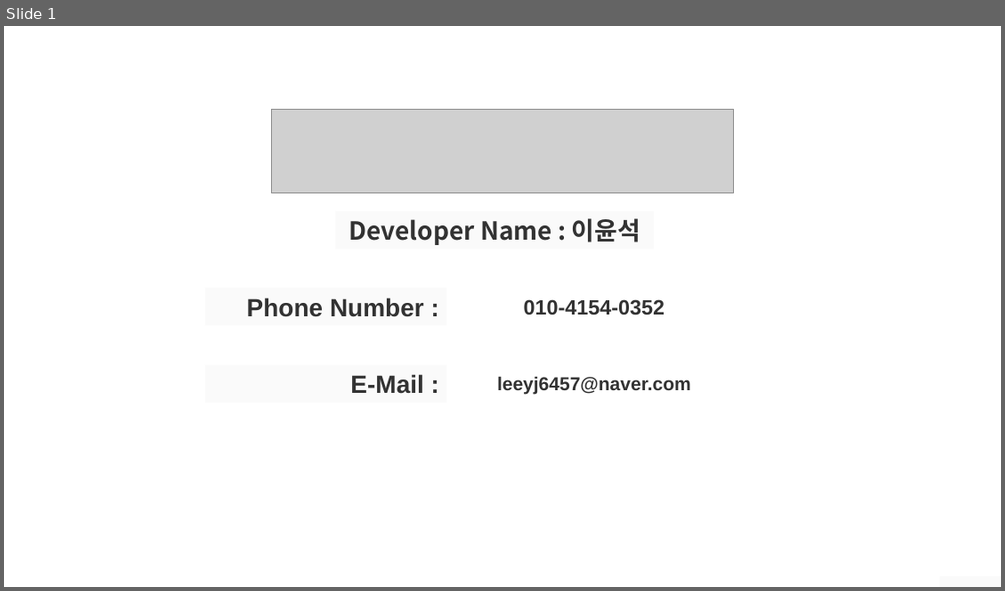
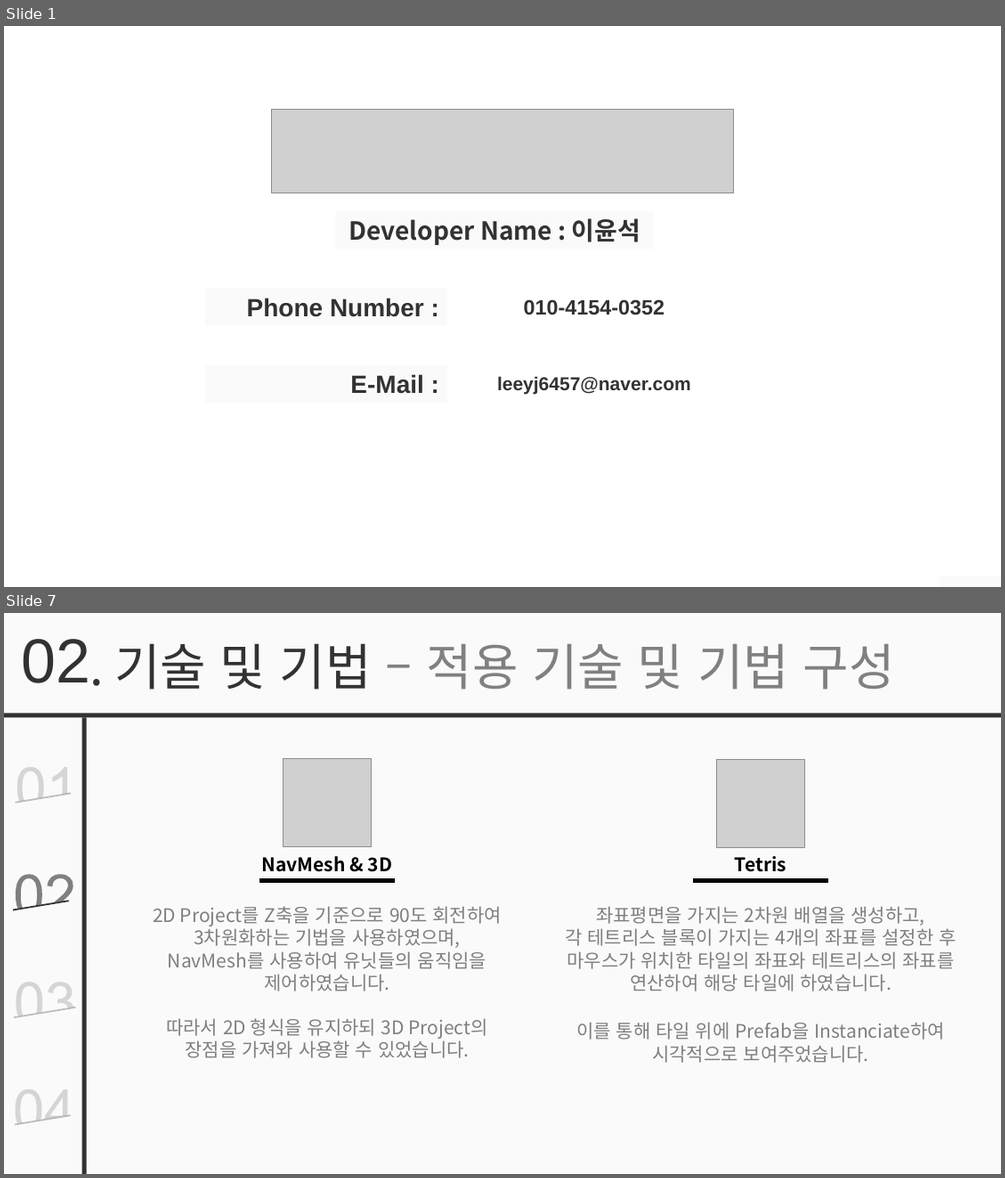
Before and after one commit to simplex3510/GeoStrike, a slide deck: 포트폴리오.pptx. Shown one above the other, each under a label of ours: slide 1 before the commit, slides 1 and 7 after it; the slides between them are not shown. The pictures are 1005x591 and 1005x1178 pixels, drawn with LibreOffice and Linux fonts; fonts in the diff are those of the drawing; grey boxes stand for pictures; background and template pictures are left out. Boxes give left, top, right and bottom in pixels: in the first picture for what was removed or moved away, otherwise in the second. Text is boxed around its words. In the diff, an @@ line names an element or a change of style, - is before the commit and + after.

```diff
--- a/포트폴리오.pptx
+++ b/포트폴리오.pptx
@@ slide 7 added at (4,613,1001,1174), background #FFFFFF @@
@@ rectangle added at (4,613,1001,1174), fill #FAFAFA @@
@@ text added at (21,639,90,683), 60 pt, text #323232 @@
+02
@@ text added at (114,643,895,690), 48 pt, text #808080 @@
+. 기술 및 기법 – 적용 기술 및 기법 구성
@@ rectangle added at (4,713,1001,717), fill #323232 @@
@@ rectangle added at (81,718,86,1174), fill #323232 @@
@@ freeform shape added at (17,767,67,802), fill #808080 at 30% opacity @@
@@ picture added at (283,758,372,846) @@
@@ picture added at (717,760,805,848) @@
@@ line added from (16, 803) to (72, 793), #323232 1.5 pt @@
@@ freeform shape added at (16,874,73,908), fill #808080 @@
@@ text added at (262,856,392,872), 18 pt, text #000000, bold @@
+NavMesh & 3D
@@ text added at (735,856,786,872), 18 pt, text #000000, bold @@
+Tetris
@@ line added from (13, 910) to (69, 900), #323232 1.5 pt @@
@@ text added at (153,906,502,1058), 18 pt, text #7F7F7F @@
+2D Project를 Z축을 기준으로 90도 회전하여
+3차원화하는 기법을 사용하였으며,
+NavMesh를 사용하여 유닛들의 움직임을
+제어하였습니다.
+따라서 2D 형식을 유지하되 3D Project의
+장점을 가져와 사용할 수 있었습니다.
@@ line added from (259, 881) to (395, 881), #000000 4.5 pt @@
@@ text added at (565,906,955,991), 18 pt, text #7F7F7F @@
+좌표평면을 가지는 2차원 배열을 생성하고,
+각 테트리스 블록이 가지는 4개의 좌표를 설정한 후
+마우스가 위치한 타일의 좌표와 테트리스의 좌표를 연산하여 해당 타일에 하였습니다.
@@ line added from (693, 881) to (829, 881), #000000 4.5 pt @@
@@ freeform shape added at (16,981,73,1016), fill #808080 at 30% opacity @@
@@ line added from (14, 1018) to (76, 1007), #323232 1.5 pt @@
@@ text added at (576,1022,945,1062), 18 pt, text #7F7F7F @@
+이를 통해 타일 위에 Prefab을 Instanciate하여 시각적으로 보여주었습니다.
@@ freeform shape added at (16,1089,67,1124), fill #808080 at 30% opacity @@
@@ line added from (16, 1125) to (71, 1116), #323232 1.5 pt @@
```
Also in this commit, not shown: 5 slides changed, 4 other slides added, 1 slide removed.
